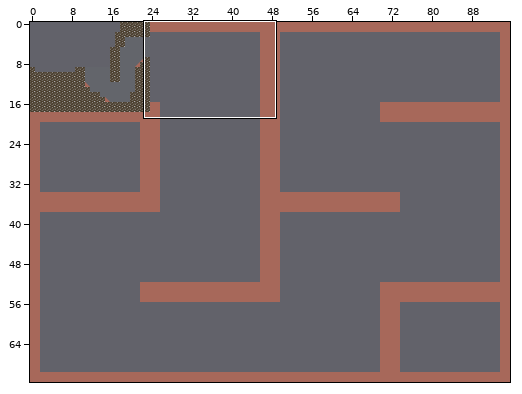
A Tiled map gets an edit: misc/tiled/maps/03.2.cave.tmx. The picture above shows the old version from afar; the outline marks the close-up.
Close-up. As it was:
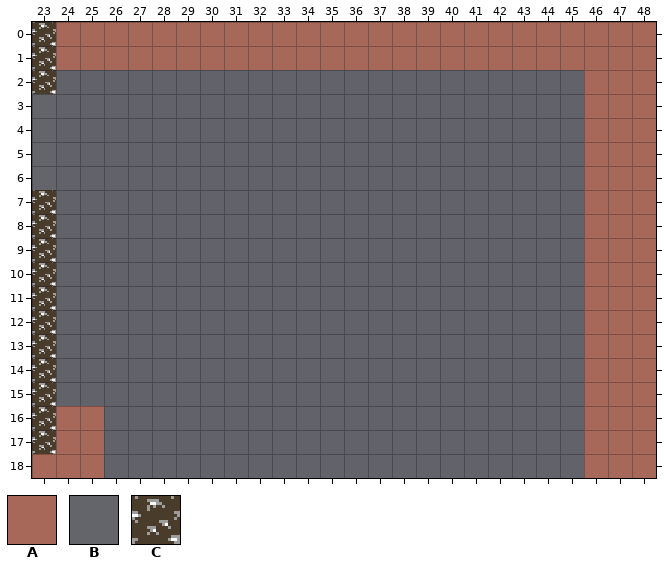
Cells are 16x16 px. Shown: x 23..48, y 0..18. The commit also changed other parts of the map, which this record leaves out.
Key: from "Dev": A 12 "fill", B 14 "wall", C 20 "rock".
_ is an empty cell.
Layers that did not change in this view are not listed.
Layer "block" before, first column x 23:
 0 CAAAAAAAAAAAAAAAAAAAAAAAAA
 1 CAAAAAAAAAAAAAAAAAAAAAAAAA
 2 C______________________AAA
 3 _______________________AAA
 4 _______________________AAA
 5 _______________________AAA
 6 _______________________AAA
 7 C______________________AAA
 8 C______________________AAA
 9 C______________________AAA
10 C______________________AAA
11 C______________________AAA
12 C______________________AAA
13 C______________________AAA
14 C______________________AAA
15 C______________________AAA
16 CAA____________________AAA
17 CAA____________________AAA
18 AAA____________________AAA
And afterwards:
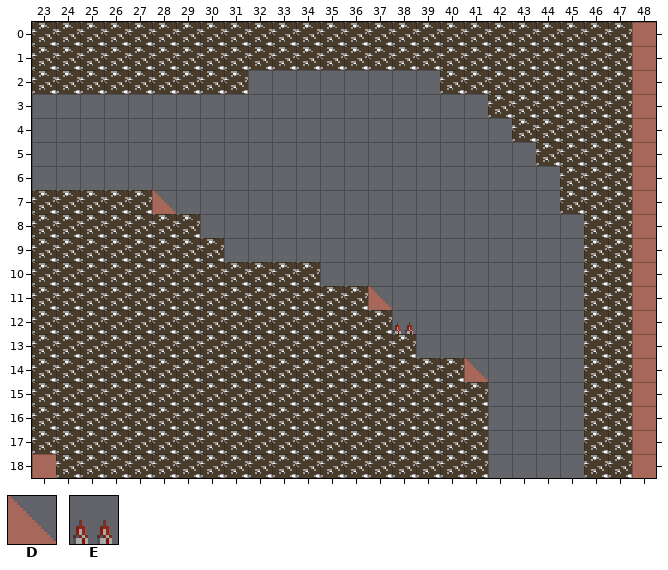
Further tiles: from "Dev": D 8 "c45_ld"; from "Spike": E 3 "short_u".
Changes in this commit:
Layer "back":
The author put tile B in row 7 at x 28; in row 11 at x 37; in row 12 at x 38; in row 14 at x 41.
Layer "block":
Tile A becomes tile C in rows 0 to 1 at x 24 to 47; in rows 2 to 15 at x 46 to 47; in rows 16 to 18 at x 24 to 25 and 46 to 47.
The author put tile C in row 2 at x 24 to 31 and 40 to 45; in row 3 at x 42 to 45; in row 4 at x 43 to 45; in row 5 at x 44 to 45; in row 6 at x 45; in row 7 at x 24 to 27 and 45.
The author put tile C in row 8 at x 24 to 29; in row 9 at x 24 to 30; in row 10 at x 24 to 34; in row 11 at x 24 to 36; in row 12 at x 24 to 37; in row 13 at x 24 to 38.
The author put tile C in row 14 at x 24 to 40; in row 15 at x 24 to 41; in rows 16 to 18 at x 26 to 41.
The author put tile D in row 7 at x 28; in row 11 at x 37; in row 14 at x 41.
The author put tile E in row 12 at x 38.
Changed places in both close-ups, as pixel boxes (x1, y1, x2, y2):
changed: (56, 22, 632, 478)
